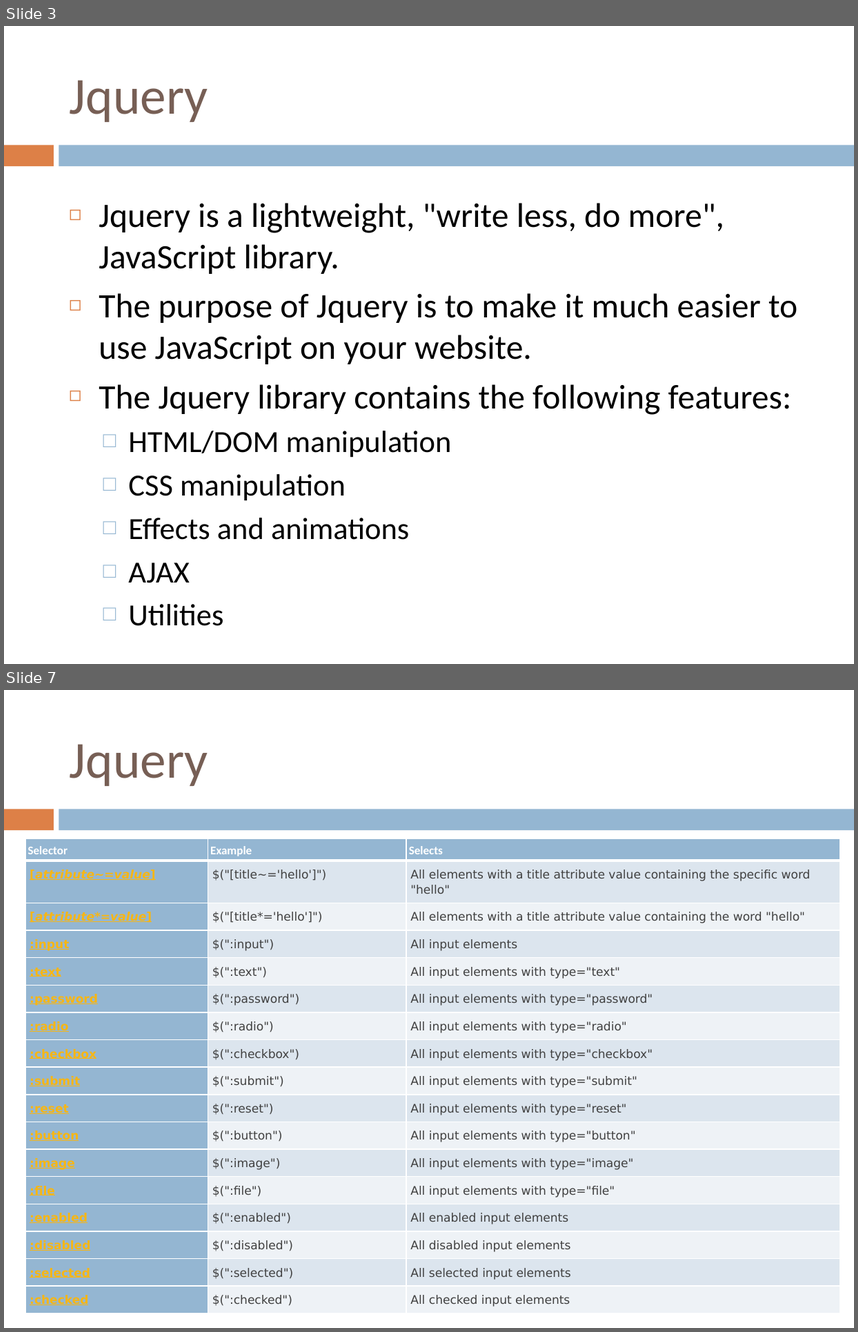
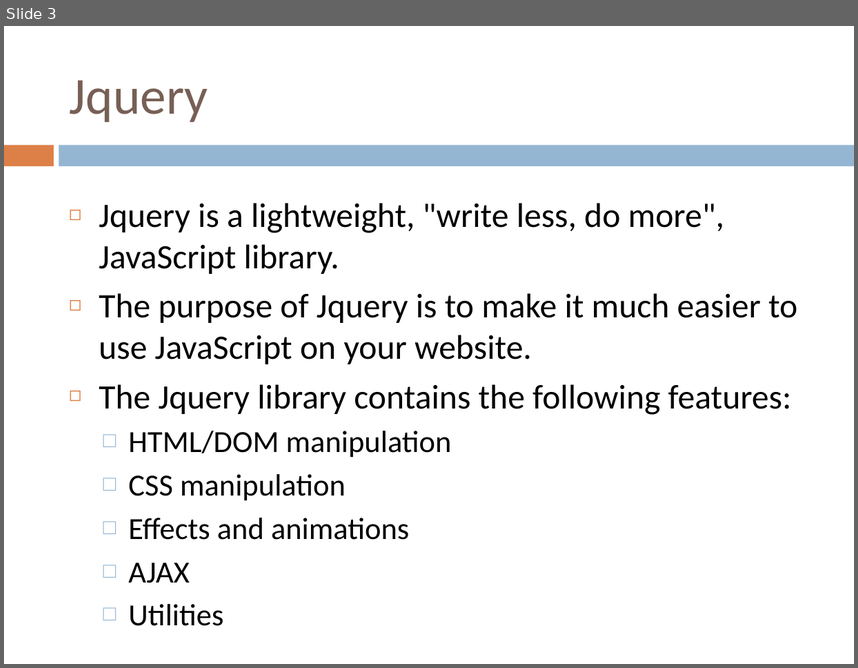
Before and after one commit to yedukondalurd/PPT, a slide deck: Advanced Javascript Day-2.pptx. Shown one above the other, each under a label of ours: slides 3 and 7 before the commit, slide 3 after it; the slides between them are not shown. The pictures are 858x1332 and 858x668 pixels, drawn with LibreOffice and Linux fonts; fonts in the diff are those of the drawing. Boxes give left, top, right and bottom in pixels: in the first picture for what was removed or moved away, otherwise in the second. Text is boxed around its words. In the diff, an @@ line names an element or a change of style, - is before the commit and + after.

```diff
--- a/Advanced Javascript Day-2.pptx
+++ b/Advanced Javascript Day-2.pptx
@@ slide 7 removed at box(4, 690, 854, 1328), background #FFFFFF; not listed: 2 template elements that a slide beside it also shows @@
@@ title removed at box(70, 744, 208, 786) @@
-Jquery
@@ table removed at box(25, 839, 840, 1320), 17 rows, 3 columns @@
-Selector | Example | Selects
-[attribute~=value] | $("[title~='hello']") | All elements with a title attribute value containing the specific word "hello"
-[attribute*=value] | $("[title*='hello']") | All elements with a title attribute value containing the word "hello"
-:input | $(":input") | All input elements
-:text | $(":text") | All input elements with type="text"
-:password | $(":password") | All input elements with type="password"
-:radio | $(":radio") | All input elements with type="radio"
-:checkbox | $(":checkbox") | All input elements with type="checkbox"
-:submit | $(":submit") | All input elements with type="submit"
-:reset | $(":reset") | All input elements with type="reset"
-:button | $(":button") | All input elements with type="button"
-:image | $(":image") | All input elements with type="image"
-:file | $(":file") | All input elements with type="file"
-:enabled | $(":enabled") | All enabled input elements
-:disabled | $(":disabled") | All disabled input elements
-:selected | $(":selected") | All selected input elements
-:checked | $(":checked") | All checked input elements
```
Also in this commit, not shown: 1 slide changed, 3 slides added, 10 other slides removed, 15 other files.
